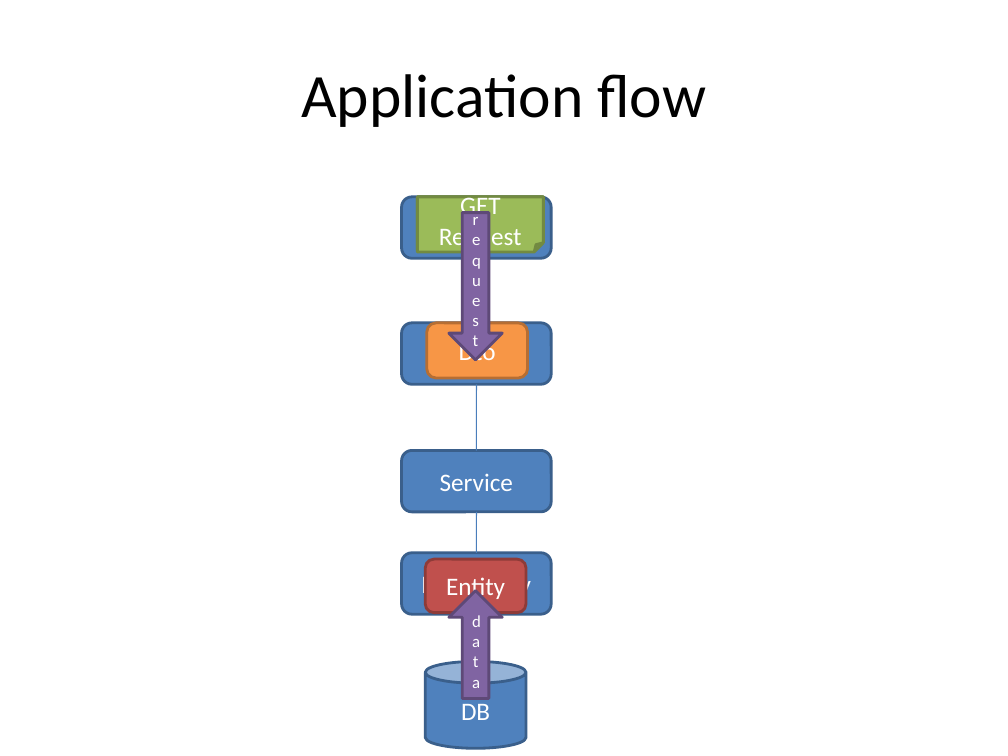
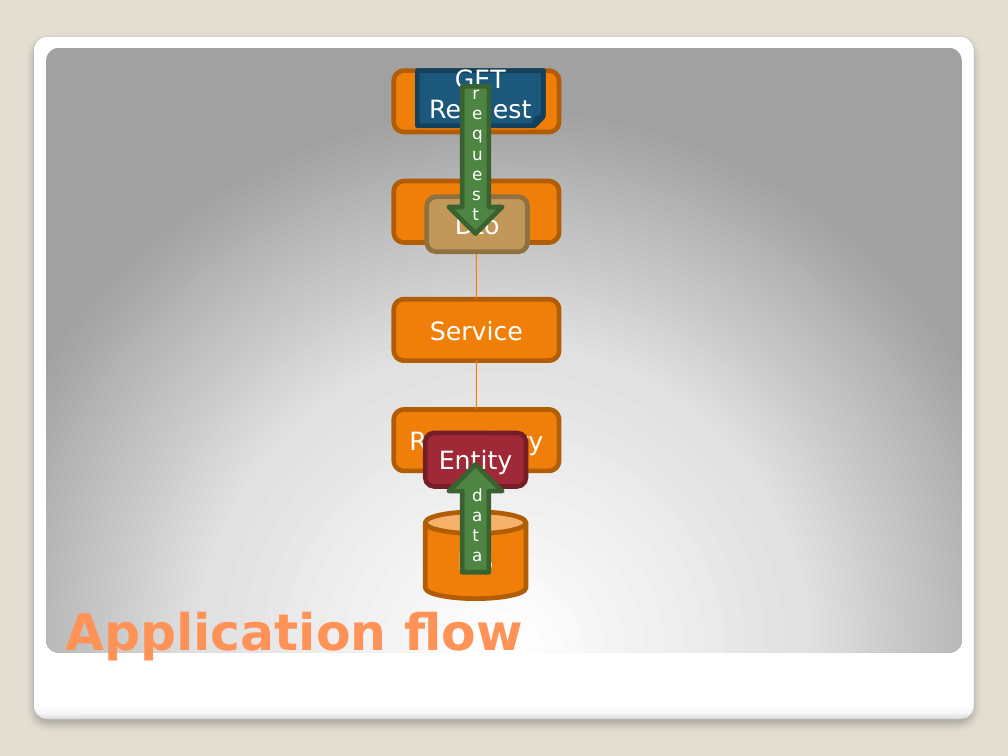
Before and after one commit to michelgrootjans/dkvlessonslearned, a slide deck: slide 2 of slides/Technical Session/Lessons learned.pptx. Drawn at 1008x756 pixels with LibreOffice and Linux fonts; fonts in the diff are those of the drawing. Boxes give left, top, right and bottom in pixels: in the first picture for what was removed or moved away, otherwise in the second. Text is boxed around its words. In the diff, an @@ line names an element or a change of style, - is before the commit and + after.

```diff
--- a/slides/Technical Session/Lessons learned.pptx
+++ b/slides/Technical Session/Lessons learned.pptx
@@ background #FFFFFF to #E3DED1 @@
@@ rounded rectangle added at [33,36,974,720], fill gradient #FFFFFF to #F7F7F7 to #DADADA, outline #A4A4A4 0.16 pt @@
@@ rounded rectangle added at [46,47,962,652], fill gradient #FFFFFF to #E1E1E1 to #A2A2A2 @@
@@ rounded rectangle "Controller": place and size @@
-rounded rectangle "Controller" at [401,197,550,258]
+rounded rectangle "Controller" at [394,71,559,132]
@@ folded corner "View" at [417,71,543,124]: font Calibri to DejaVu Sans; fill #9BBB59 to #1B587C; outline #738A42 2 pt to #14415C 3.35 pt @@
@@ folded corner "GET Request" at [417,71,543,126]: font Calibri to DejaVu Sans; fill #9BBB59 to #1B587C; outline #738A42 2 pt to #14415C 3.35 pt @@
@@ 2 folded corners, 2 rounded rectangles, 1 up arrow, 1 down arrow: place and size @@
-2 folded corners, 2 rounded rectangles, 1 up arrow, 1 down arrow at [417,197,543,699]
+2 folded corners, 2 rounded rectangles, 1 up arrow, 1 down arrow at [417,71,543,573]
@@ down arrow "request" at [449,87,502,234]: font Calibri to DejaVu Sans; fill #8064A2 to #4E8542; outline #5F4A78 2 pt to #3A6231 3.35 pt @@
@@ line moved from (477, 258) - (477, 323) to (477, 132) - (477, 181) @@
@@ line (477, 132) - (477, 181): stroke #4B7EBC 0.75 pt to #F97F00 0.75 pt @@
@@ rounded rectangle "Mapper": place and size @@
-rounded rectangle "Mapper" at [401,323,550,384]
+rounded rectangle "Mapper" at [394,181,559,243]
@@ rounded rectangle "Dto" at [426,197,527,252]: font Calibri to DejaVu Sans; fill #F79646 to #C19859; outline #B76F34 2 pt to #8F7042 3.35 pt @@
@@ line moved from (477, 451) - (477, 384) to (477, 299) - (477, 243) @@
@@ line (477, 299) - (477, 243): stroke #4B7EBC 0.75 pt to #F97F00 0.75 pt @@
@@ font Calibri to DejaVu Sans; fill #4F81BD to #F07F09; outline #3A5F8C 2 pt to #B25E07 3.35 pt in 5 elements at [394,71,559,132], [394,181,559,243], [394,409,559,471], [425,512,526,599], [394,299,559,361] @@
@@ rounded rectangle "Service": place and size @@
-rounded rectangle "Service" at [401,451,550,512]
+rounded rectangle "Service" at [394,299,559,361]
@@ line moved from (477, 512) - (477, 553) to (477, 361) - (477, 409) @@
@@ line (477, 361) - (477, 409): stroke #4B7EBC 0.75 pt to #F97F00 0.75 pt @@
@@ rounded rectangle "Repository": place and size @@
-rounded rectangle "Repository" at [401,552,550,614]
+rounded rectangle "Repository" at [394,409,559,471]
@@ rounded rectangle "Entity" at [425,433,526,487]: font Calibri to DejaVu Sans; fill #C0504D to #9F2936; outline #8E3B39 2 pt to #761E28 3.35 pt @@
@@ up arrow "data" at [449,465,502,573]: font Calibri to DejaVu Sans; fill #8064A2 to #4E8542; outline #5F4A78 2 pt to #3A6231 3.35 pt @@
@@ line moved from (477, 614) - (476, 661) to (477, 471) - (476, 512) @@
@@ line (477, 471) - (476, 512): stroke #4B7EBC 0.75 pt to #F97F00 0.75 pt @@
@@ cylinder "DB": place and size @@
-cylinder "DB" at [425,661,526,748]
+cylinder "DB" at [425,512,526,599]
@@ title "Application flow": place and size @@
-title "Application flow" at [301,74,706,127]
+title "Application flow" at [65,608,522,661]
@@ title "Application flow" at [65,608,522,661]: size 44 to 36 pt, font Calibri to DejaVu Sans, text colour #000000 to #FF9258, bold on; alignment centre to left; vertical alignment middle to bottom @@
```
Also in this commit, not shown: 13 other slides changed, 1 slide added, 2 slides removed, 2 other files.
